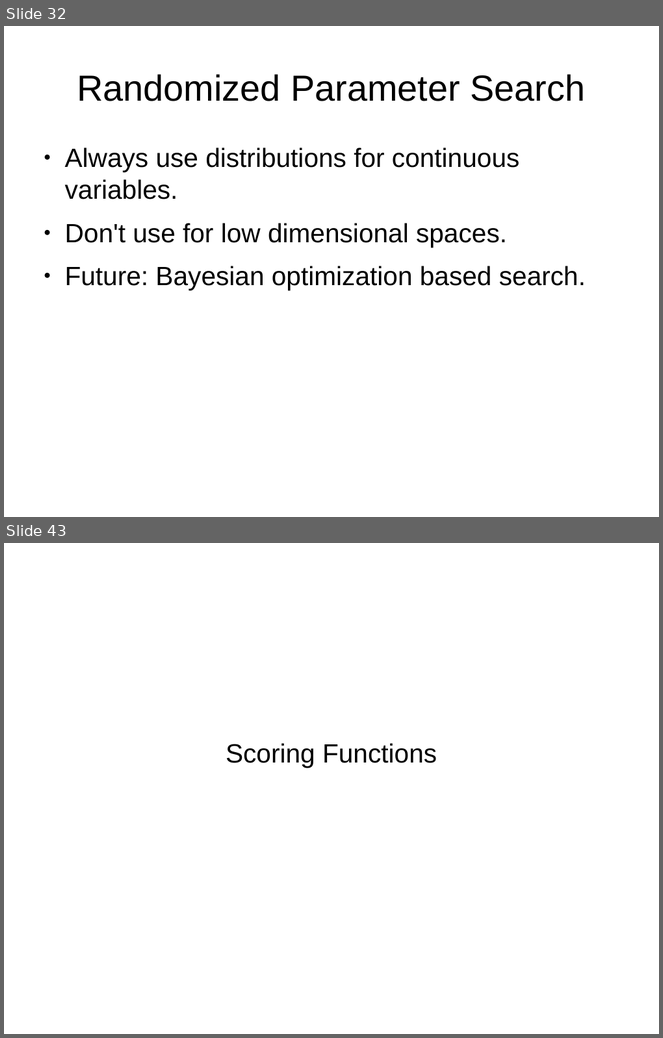
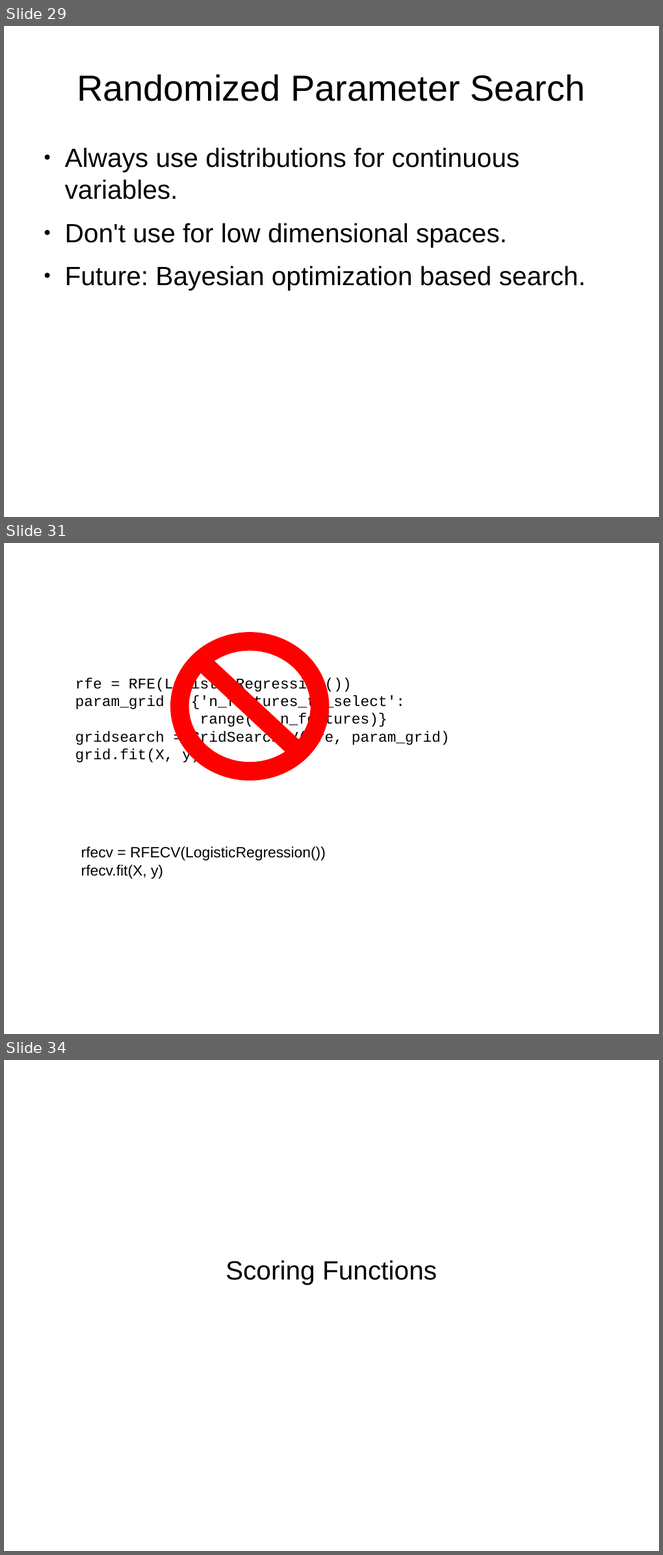
Before and after one commit to amueller/talks_odt, a slide deck: nyc-open-data-2015-andvanced-sklearn.odp. Shown one above the other, each under a label of ours: slides 32 and 43 before the commit, slides 29, 31 and 34 after it; the slides between them are not shown. The pictures are 663x1038 and 663x1555 pixels, drawn with LibreOffice and Linux fonts; fonts in the diff are those of the drawing. Boxes give left, top, right and bottom in pixels: in the first picture for what was removed or moved away, otherwise in the second. Text is boxed around its words. In the diff, an @@ line names an element or a change of style, - is before the commit and + after.

```diff
--- a/nyc-open-data-2015-andvanced-sklearn.odp
+++ b/nyc-open-data-2015-andvanced-sklearn.odp
@@ slide 31 added at (4,543,659,1034), background #FFFFFF @@
@@ no-entry sign added at (170,632,329,781), fill #FF0000 @@
@@ text added at (76,678,450,765), 18 pt, text #000000 @@
+rfe = RFE(LogisticRegression())
+param_grid = {'n_features_to_select':
+range(1, n_features)}
+gridsearch = GridSearchCV(rfe, param_grid)
+grid.fit(X, y)
@@ text added at (81,847,326,879), 18 pt, text #000000 @@
+rfecv = RFECV(LogisticRegression())
+rfecv.fit(X, y)
@@ what was slide 32 is now slide 29 @@
@@ what was slide 43 is now slide 34 @@
```
Also in this commit, not shown: 15 slides changed, 4 other slides added, 4 slides removed.
